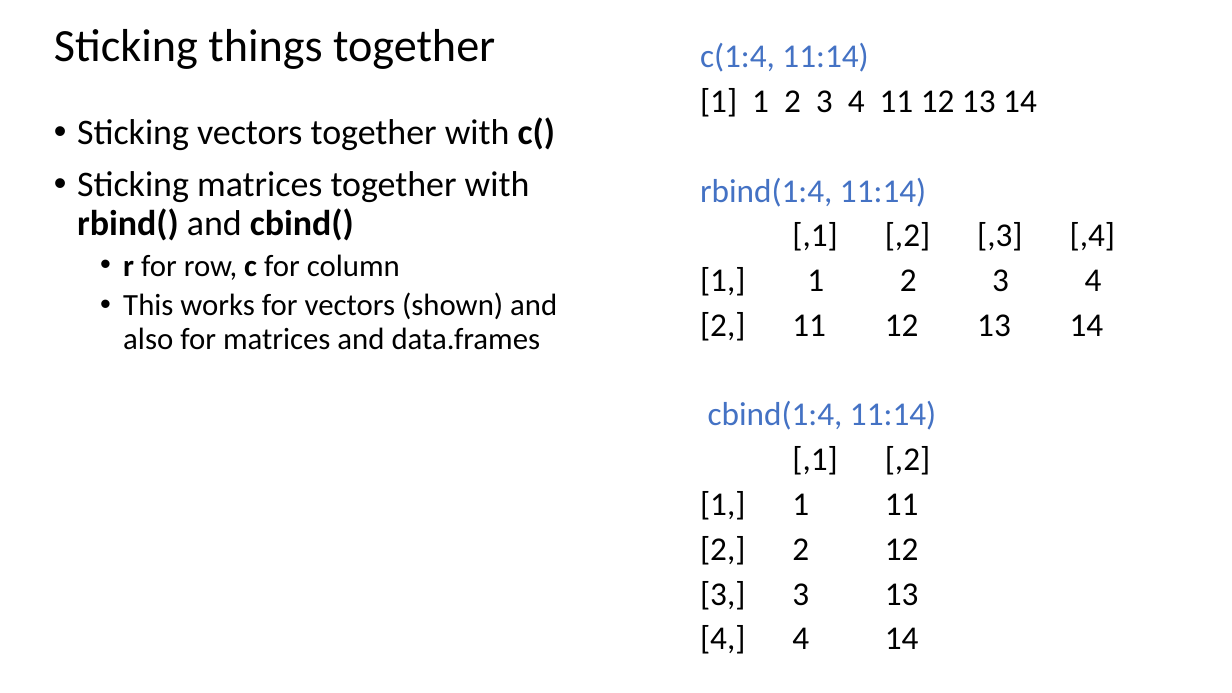
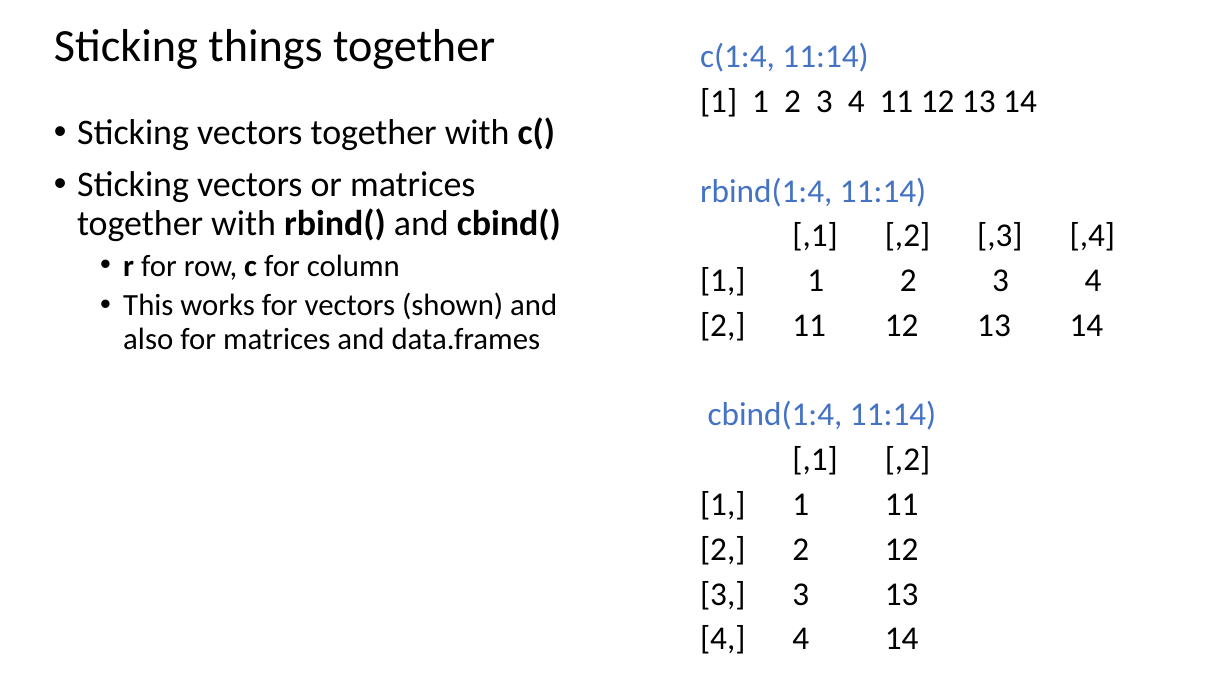
Before and after one commit to justinpriest/ADFG_R_Intro_Workshop, a slide deck: slide 33 of presentations/4 - Programming Basics 2 - Under the Hood.pptx (slide 32 before the commit). Drawn at 1232x693 pixels with LibreOffice and Linux fonts; fonts in the diff are those of the drawing. Boxes give left, top, right and bottom in pixels: in the first picture for what was removed or moved away, otherwise in the second. Text is boxed around its words. In the diff, an @@ line names an element or a change of style, - is before the commit and + after.

```diff
--- a/presentations/4 - Programming Basics 2 - Under the Hood.pptx
+++ b/presentations/4 - Programming Basics 2 - Under the Hood.pptx
@@ text at bbox=[77, 171, 561, 241]: text changed @@
-• Sticking matrices together with rbind() and cbind()
+• Sticking vectors or matrices together with rbind() and cbind()
```
Also in this commit, not shown: 16 other slides changed, 2 slides added, 1 slide removed, 4 other files.
